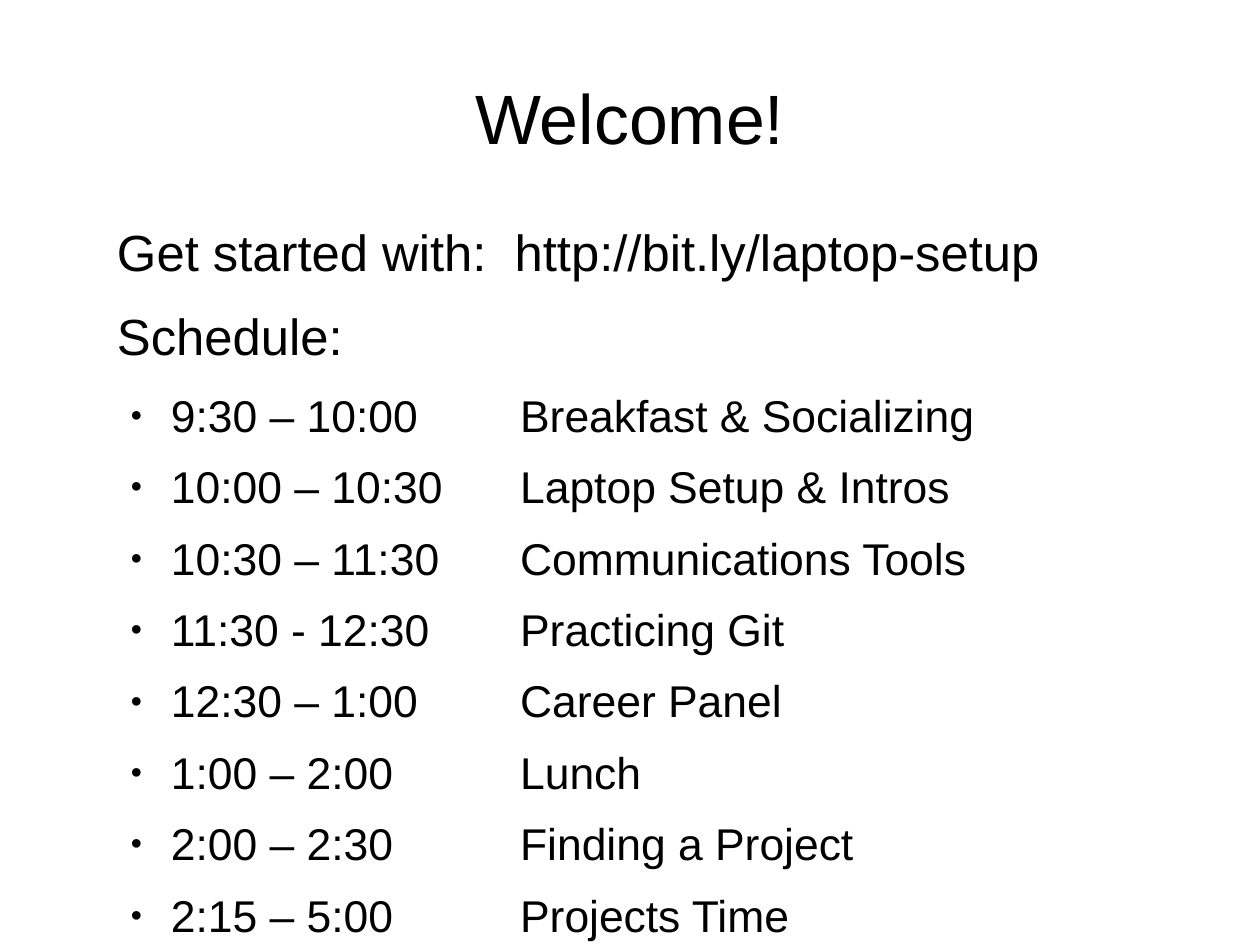
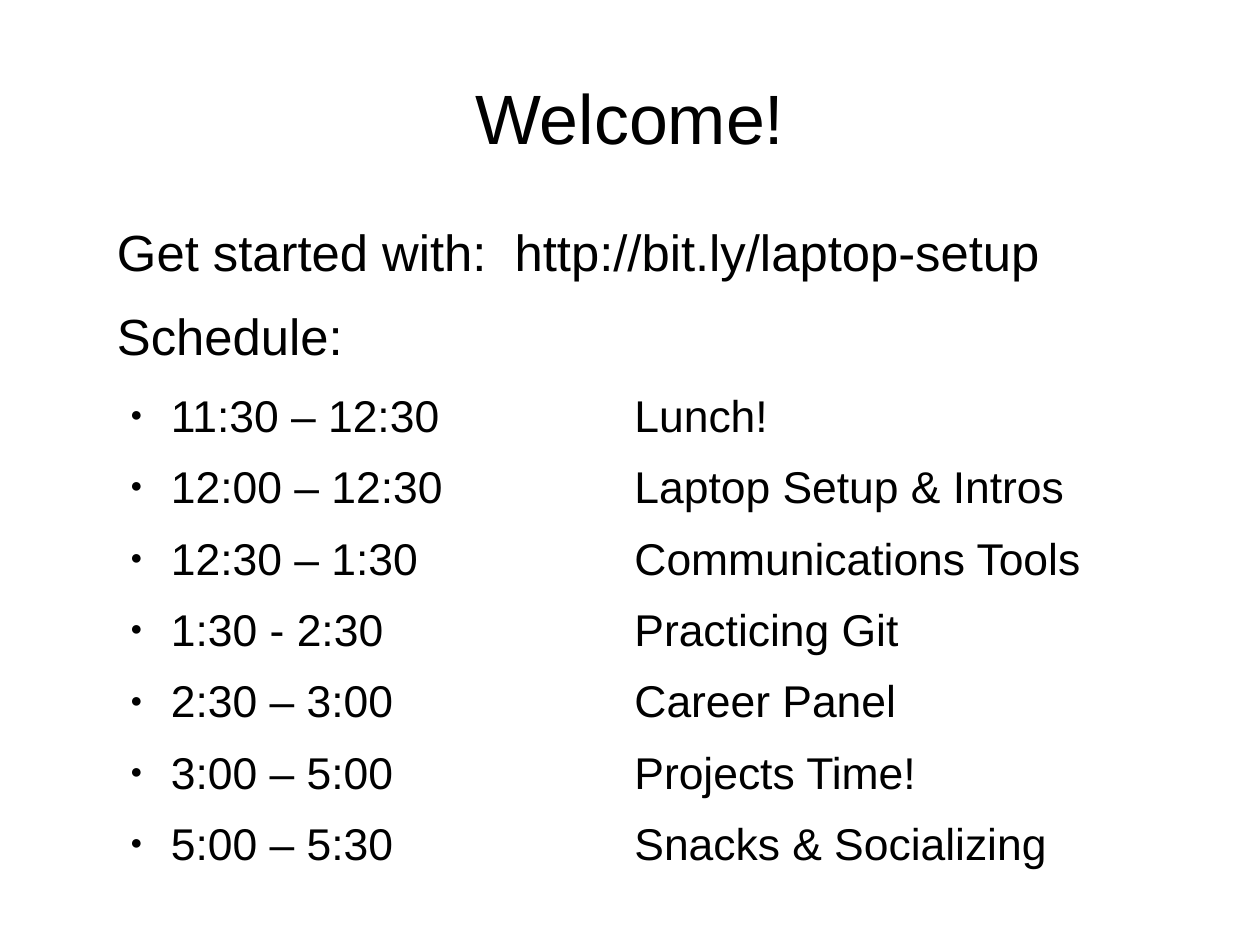
Before and after one commit to openhatch/open-source-comes-to-campus, a slide deck: slide 1 of presentations/standard_slides.odp. Drawn at 1260x945 pixels with LibreOffice and Linux fonts; fonts in the diff are those of the drawing. Boxes give left, top, right and bottom in pixels: in the first picture for what was removed or moved away, otherwise in the second. Text is boxed around its words. In the diff, an @@ line names an element or a change of style, - is before the commit and + after.

Commit message:
changed standard_slides for Rutgers

```diff
--- a/presentations/standard_slides.odp
+++ b/presentations/standard_slides.odp
@@ text at (x1=171, y1=399, x2=1081, y2=869): text changed @@
-  ● 9:30 – 10:00 Breakfast & Socializing
-  ● 10:00 – 10:30 Laptop Setup & Intros
-  ● 10:30 – 11:30 Communications Tools
-  ● 11:30 - 12:30 Practicing Git
-  ● 12:30 – 1:00 Career Panel
-  ● 1:00 – 2:00 Lunch
-  ● 2:00 – 2:30 Finding a Project
-  ● 2:15 – 5:00 Projects Time
+  ● 11:30 – 12:30 Lunch!
+  ● 12:00 – 12:30 Laptop Setup & Intros
+  ● 12:30 – 1:30 Communications Tools
+  ● 1:30 - 2:30 Practicing Git
+  ● 2:30 – 3:00 Career Panel
+  ● 3:00 – 5:00 Projects Time!
+  ● 5:00 – 5:30 Snacks & Socializing
```
Also in this commit, not shown: 1 other file.
